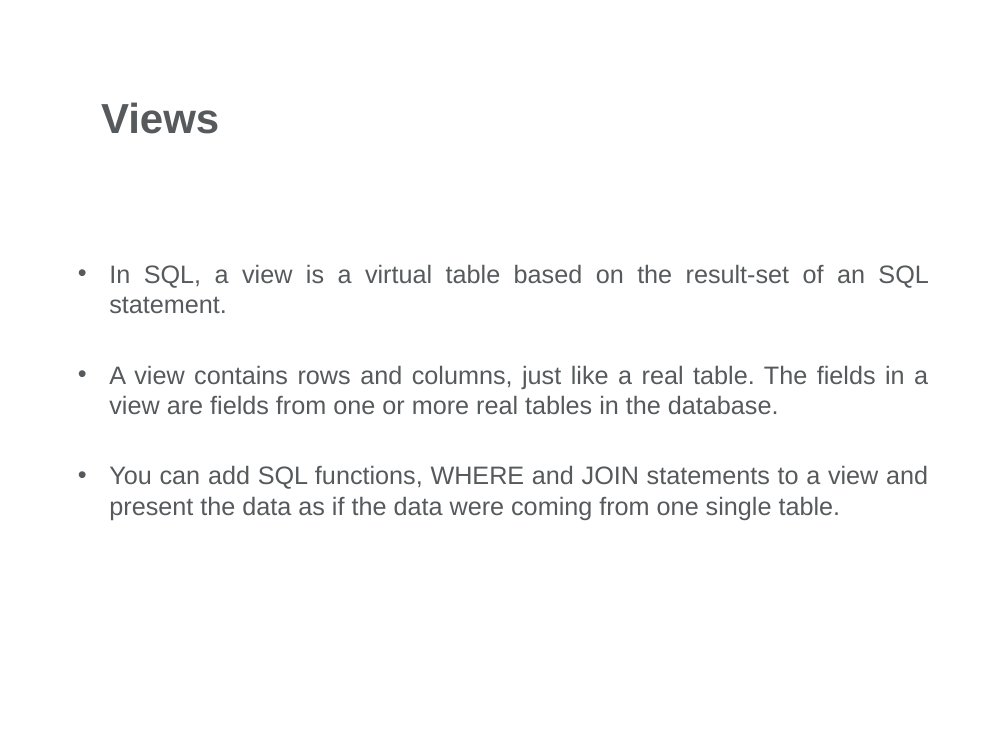
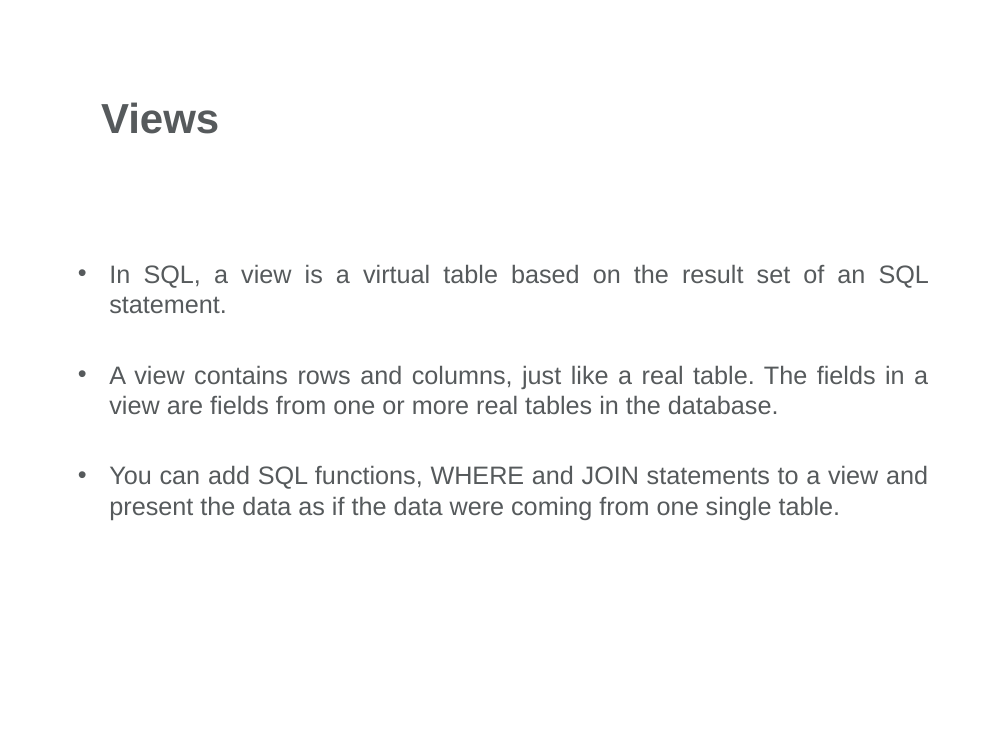
Before and after one commit to radu-duca/JavaDocs, a slide deck: slide 34 of SQL/Prezentare_Workshop/SQL Presentation.pptx (slide 35 before the commit). Drawn at 1008x756 pixels with LibreOffice and Linux fonts; fonts in the diff are those of the drawing; background and template pictures are left out. Boxes give left, top, right and bottom in pixels: in the first picture for what was removed or moved away, otherwise in the second. Text is boxed around its words. In the diff, an @@ line names an element or a change of style, - is before the commit and + after.

```diff
--- a/SQL/Prezentare_Workshop/SQL Presentation.pptx
+++ b/SQL/Prezentare_Workshop/SQL Presentation.pptx
@@ text at (x1=109, y1=264, x2=929, y2=314): text changed @@
-• In SQL, a view is a virtual table based on the result-set of an SQL statement.
+• In SQL, a view is a virtual table based on the result set of an SQL statement.
```
Also in this commit, not shown: 9 other slides changed, 2 slides added, 2 slides removed, 2 other files.
